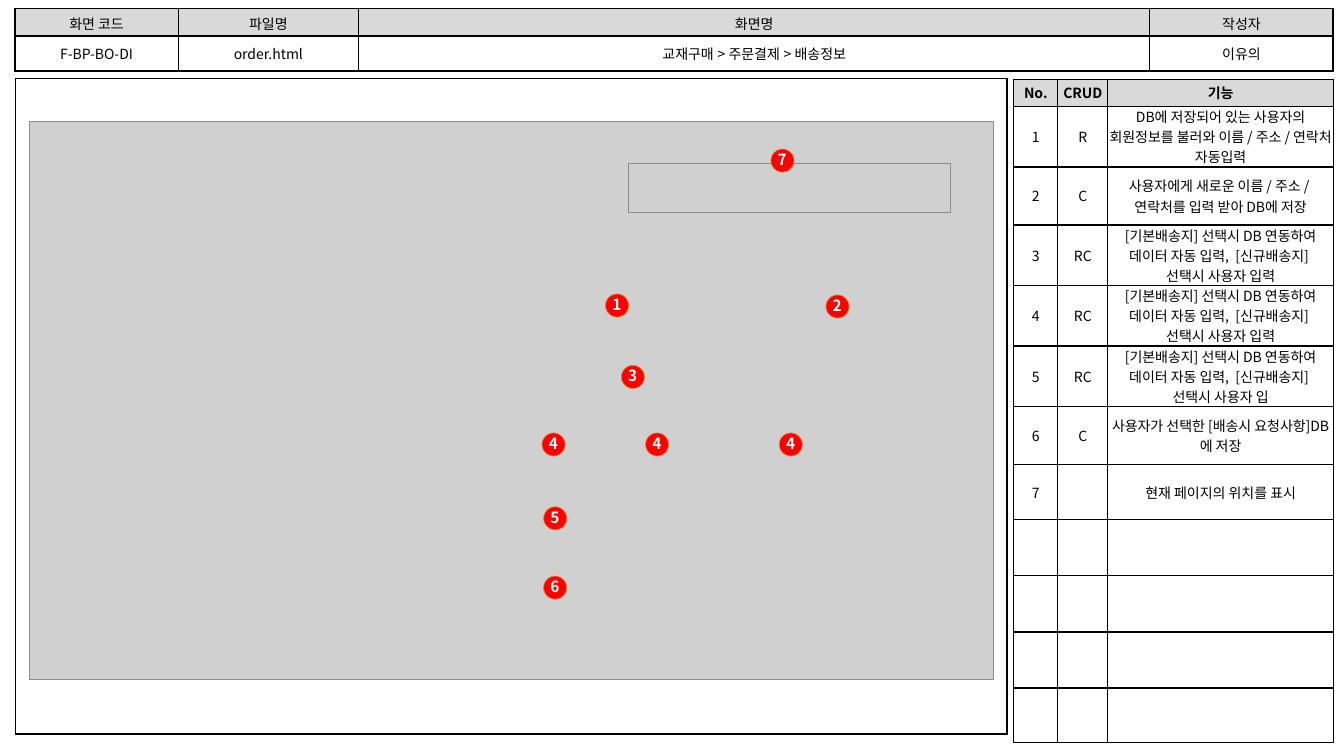
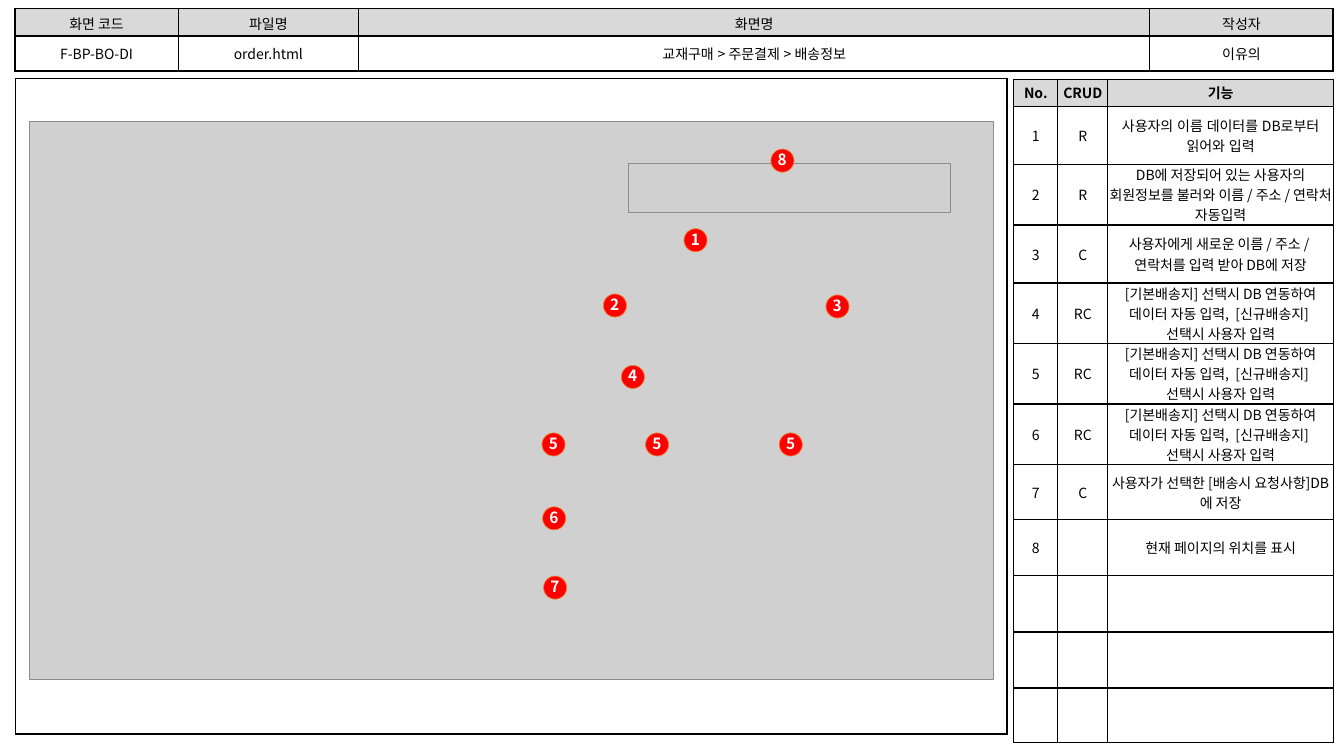
Before and after one commit to index506/cosmo6th_3thGroup, a slide deck: slide 3 of Text/02.화면설계도/3th_Project_화면 설계도(이유의).pptx. Drawn at 1344x756 pixels with LibreOffice and Linux fonts; fonts in the diff are those of the drawing; grey boxes stand for pictures. Boxes give left, top, right and bottom in pixels: in the first picture for what was removed or moved away, otherwise in the second. Text is boxed around its words. In the diff, an @@ line names an element or a change of style, - is before the commit and + after.

```diff
--- a/Text/02.화면설계도/3th_Project_화면 설계도(이유의).pptx
+++ b/Text/02.화면설계도/3th_Project_화면 설계도(이유의).pptx
@@ table at bbox=[1014, 80, 1335, 733] @@
-row 2, column 3: DB에 저장되어 있는 사용자의 회원정보를 불러와 이름 / 주소 / 연락처 자동입력
+row 2, column 3: 사용자의 이름 데이터를 DB로부터 읽어와 입력
-row 3, column 2: C
+row 3, column 2: R
-row 3, column 3: 사용자에게 새로운 이름 / 주소 / / 연락처를 입력 받아 DB에 저장
+row 3, column 3: DB에 저장되어 있는 사용자의 회원정보를 불러와 이름 / 주소 / 연락처 자동입력
-row 4, column 2: RC
+row 4, column 2: C
-row 4, column 3: [기본배송지] 선택시 DB 연동하여 데이터 자동 입력, [신규배송지] / 선택시 사용자 입력
+row 4, column 3: 사용자에게 새로운 이름 / 주소 / / 연락처를 입력 받아 DB에 저장
-row 6: 5 | RC | [기본배송지] 선택시 DB 연동하여 데이터 자동 입력, [신규배송지] / 선택시 사용자 입
-row 7: 6 | C | 사용자가 선택한 [배송시 요청사항]DB에 저장
-row 8: 7 |  | 현재 페이지의 위치를 표시
+row 6: 5 | RC | [기본배송지] 선택시 DB 연동하여 데이터 자동 입력, [신규배송지] / 선택시 사용자 입력
+row 7: 6 | RC | [기본배송지] 선택시 DB 연동하여 데이터 자동 입력, [신규배송지] / 선택시 사용자 입력
+row 8: 7 | C | 사용자가 선택한 [배송시 요청사항]DB에 저장
+row 9: 8 |  | 현재 페이지의 위치를 표시
-row 12:  |  | 
@@ text at bbox=[778, 153, 787, 165]: text changed @@
-7
+8
@@ text "1": place and size @@
-text "1" at bbox=[612, 295, 621, 310]
+text "1" at bbox=[691, 229, 700, 245]
@@ ellipse added at bbox=[685, 229, 708, 252], fill #FF0000, outline #ED7D31 0.5 pt @@
@@ text added at bbox=[610, 295, 619, 310], 11 pt, text #FFFFFF, bold @@
+2
@@ text at bbox=[833, 299, 842, 311]: text changed @@
-2
+3
@@ text "4": place and size @@
-text "4" at bbox=[652, 434, 661, 449]
+text "4" at bbox=[628, 366, 637, 381]
@@ text removed at bbox=[628, 366, 637, 381] @@
-3
@@ text "5": place and size @@
-text "5" at bbox=[550, 511, 559, 523]
+text "5" at bbox=[549, 437, 558, 449]
@@ text removed at bbox=[549, 437, 558, 449] @@
-4
@@ text added at bbox=[652, 434, 661, 449], 11 pt, text #FFFFFF, bold @@
+5
@@ text at bbox=[786, 437, 795, 449]: text changed @@
-4
+5
@@ text "6": place and size @@
-text "6" at bbox=[550, 577, 559, 592]
+text "6" at bbox=[549, 511, 558, 523]
@@ text added at bbox=[550, 577, 559, 592], 11 pt, text #FFFFFF, bold @@
+7
```
Also in this commit, not shown: 2 other slides changed, 1 other file.
